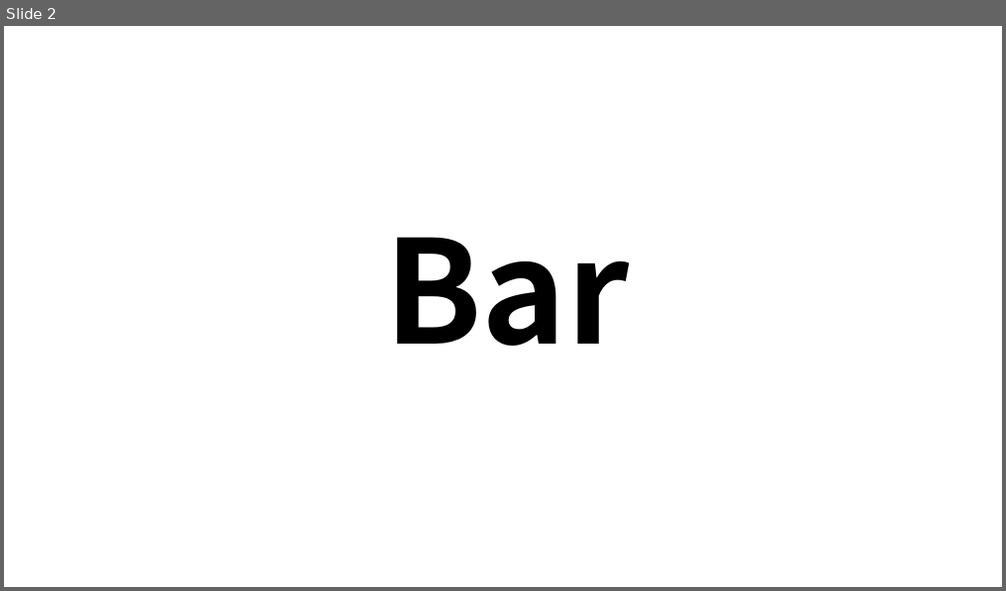
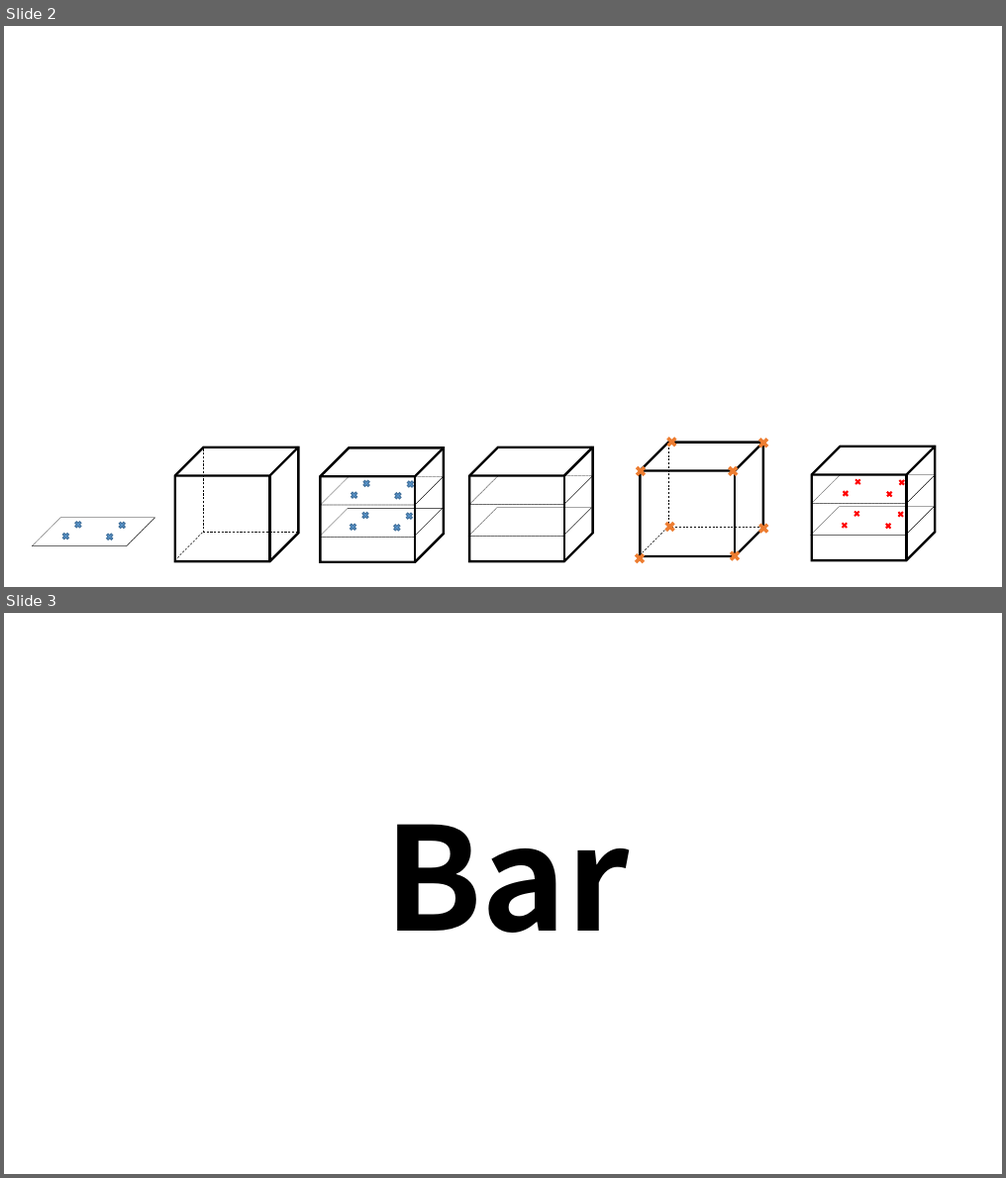
Before and after one commit to kms0523/Study, a slide deck: 그림.pptx. Shown one above the other, each under a label of ours: slide 2 before the commit, slides 2 and 3 after it. The pictures are 1006x591 and 1006x1178 pixels, drawn with LibreOffice and Linux fonts; fonts in the diff are those of the drawing. Boxes give left, top, right and bottom in pixels: in the first picture for what was removed or moved away, otherwise in the second. Text is boxed around its words. In the diff, an @@ line names an element or a change of style, - is before the commit and + after.

```diff
--- a/그림.pptx
+++ b/그림.pptx
@@ slide 2 added at (4,26,1002,587), background #FFFFFF @@
@@ cube added at (469,448,593,562), outline #000000 2.25 pt @@
@@ cube added at (469,475,593,504), outline #000000 0.25 pt dashed @@
@@ group added at (32,518,155,547): 4 crosses, 1 cube @@
@@ group added at (319,448,444,563): 8 crosses, 3 cubes @@
@@ cube added at (468,508,592,537), outline #000000 0.25 pt dashed @@
@@ group added at (633,435,771,567): 8 crosses, 3 lines, 1 cube @@
@@ group added at (811,447,936,562): 8 crosses, 3 cubes @@
@@ group added at (174,448,299,562): 3 lines, 1 cube @@
@@ what was slide 2 is now slide 3 @@
```
Also in this commit, not shown: 1 other slide added, 1 slide removed, 27 other files.
